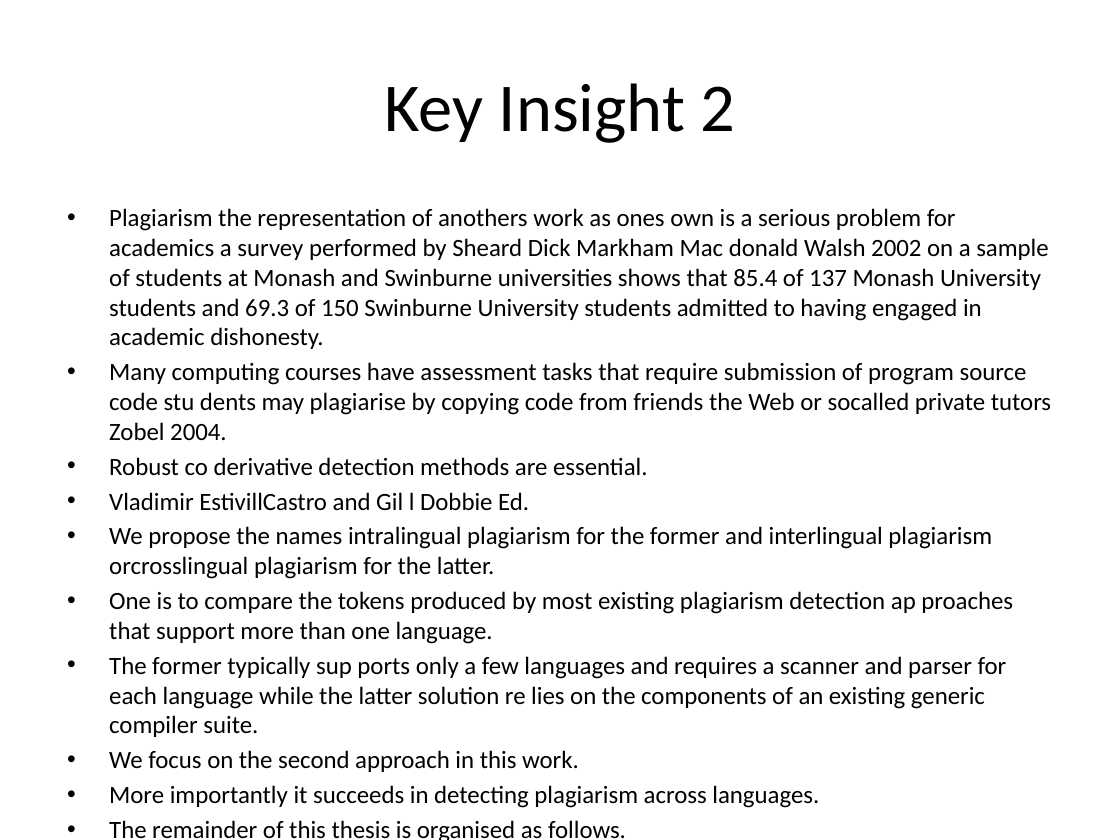
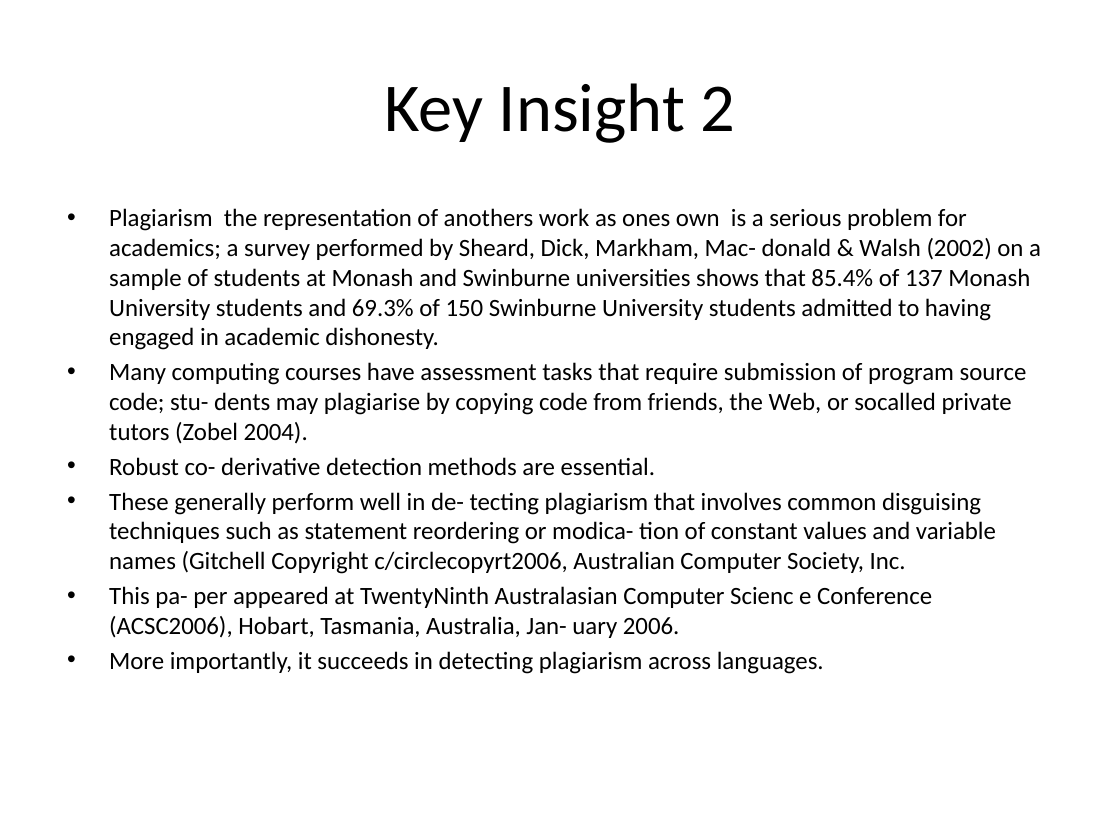
Before and after one commit to RowenTey/lazy-docs, a slide deck: slide 3 of model/output/research.ppt (slide 2 before the commit). Drawn at 1120x840 pixels with LibreOffice and Linux fonts; fonts in the diff are those of the drawing. Boxes give left, top, right and bottom in pixels: in the first picture for what was removed or moved away, otherwise in the second. Text is boxed around its words. In the diff, an @@ line names an element or a change of style, - is before the commit and + after.

```diff
--- a/model/output/research.ppt
+++ b/model/output/research.ppt
@@ text at [109, 208, 1041, 674]: text changed @@
-• Plagiarism the representation of anothers work as ones own is a serious problem for academics a survey performed by Sheard Dick Markham Mac donald Walsh 2002 on a sample of students at Monash and Swinburne universities shows that 85.4 of 137 Monash University students and 69.3 of 150 Swinburne University students admitted to having engaged in academic dishonesty.
-• Many computing courses have assessment tasks that require submission of program source code stu dents may plagiarise by copying code from friends the Web or socalled private tutors Zobel 2004.
-• Robust co derivative detection methods are essential.
-• Vladimir EstivillCastro and Gil l Dobbie Ed.
-• We propose the names intralingual plagiarism for the former and interlingual plagiarism orcrosslingual plagiarism for the latter.
-• One is to compare the tokens produced by most existing plagiarism detection ap proaches that support more than one language.
-• The former typically sup ports only a few languages and requires a scanner and parser for each language while the latter solution re lies on the components of an existing generic compiler suite.
-• We focus on the second approach in this work.
-• More importantly it succeeds in detecting plagiarism across languages.
-• The remainder of this thesis is organised as follows.
+• Plagiarism the representation of anothers work as ones own is a serious problem for academics; a survey performed by Sheard, Dick, Markham, Mac- donald & Walsh (2002) on a sample of students at Monash and Swinburne universities shows that 85.4% of 137 Monash University students and 69.3% of 150 Swinburne University students admitted to having engaged in academic dishonesty.
+• Many computing courses have assessment tasks that require submission of program source code; stu- dents may plagiarise by copying code from friends, the Web, or socalled private tutors (Zobel 2004).
+• Robust co- derivative detection methods are essential.
+• These generally perform well in de- tecting plagiarism that involves common disguising techniques such as statement reordering or modica- tion of constant values and variable names (Gitchell Copyright c/circlecopyrt2006, Australian Computer Society, Inc.
+• This pa- per appeared at TwentyNinth Australasian Computer Scienc e Conference (ACSC2006), Hobart, Tasmania, Australia, Jan- uary 2006.
+• More importantly, it succeeds in detecting plagiarism across languages.
```
Also in this commit, not shown: 4 other slides changed, 1 slide added, 8 other files.
